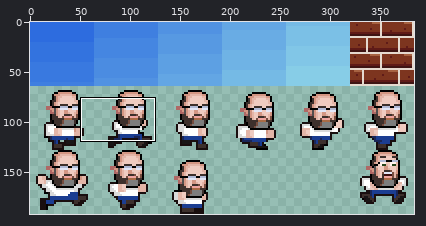
File history of a sprite sheet, assets/temp_sprite.png. The picture above shows the old version from afar; the outline marks the close-up.
Close-up. Before the commit:
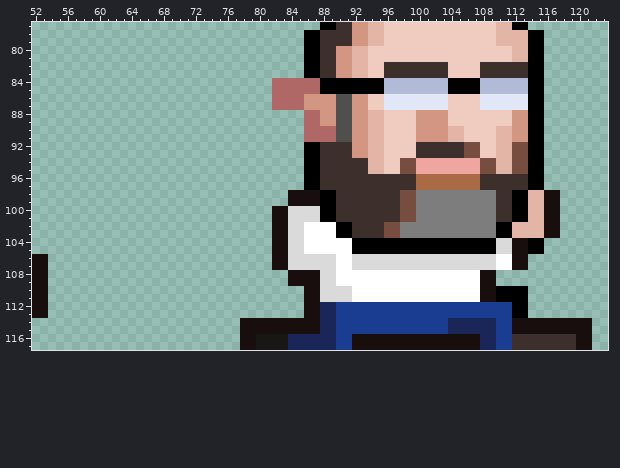
The file is 384x192 pixels. Pixels under 10% opacity are left out. Shown: x 52..123, y 77..117.
Now the later version:
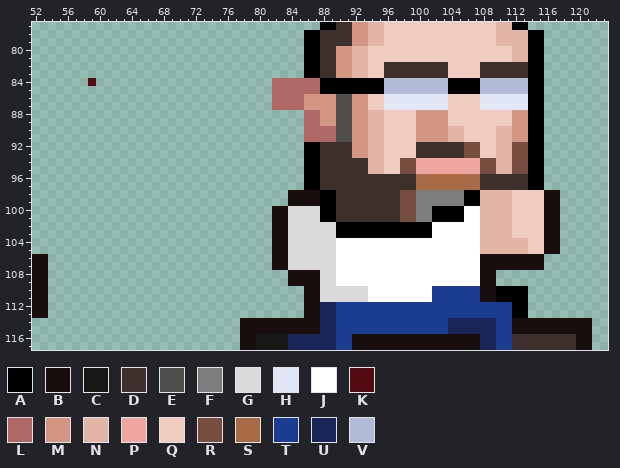
Palette (. is transparent): A #000000  B #190e0e  C #191616  D #3d302c  E #514e4e  F #7d7d7d  G #dadada  H #e2e7f8  J #ffffff  K #530a11  L #af6865  M #d39683  N #e3b5a7  P #efa5a0  Q #efcbc0  R #764d3f  S #a86b46  T #1b3d91  U #1a2658  V #b1bad6
The exact change:
Changed rows in their new state; - is an unchanged pixel.
first column x 59:
 84 K
first column x 86:
 98 --------------------AANNNNQQQQ--
 99 --------------------AANNNNQQQQ--
100 ----------------AAAAJJNNNNQQQQ--
101 ----------------AAAAJJNNNNQQQQ--
102 GGGG--AAAAAAAAAAJJJJJJNNNNQQQQ--
103 GGGG--AAAAAAAAAAJJJJJJNNNNQQQQ--
104 GGGG--JJJJJJJJJJJJJJJJNNNNNNQQBB
105 GGGG--JJJJJJJJJJJJJJJJNNNNNNQQBB
106 ------JJJJJJJJJJJJJJJJBBBB--BB--
107 ------JJJJJJJJJJJJJJJJBBBB--BB--
110 ------GG--------TTTTTT----------
111 ------GG--------TTTTTT----------
Pixel boxes of the changes (left, top, right, bottom) in both close-ups:
added: (88, 78, 96, 86)
changed: (304, 190, 560, 302)
